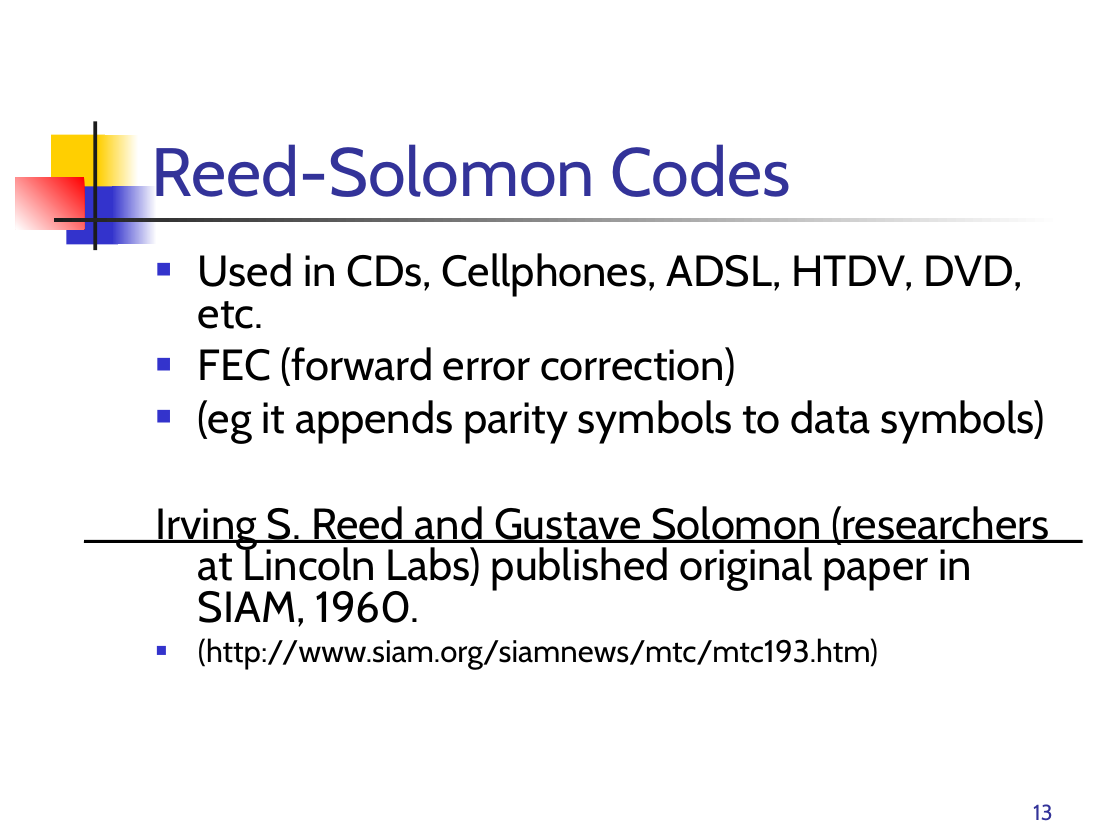
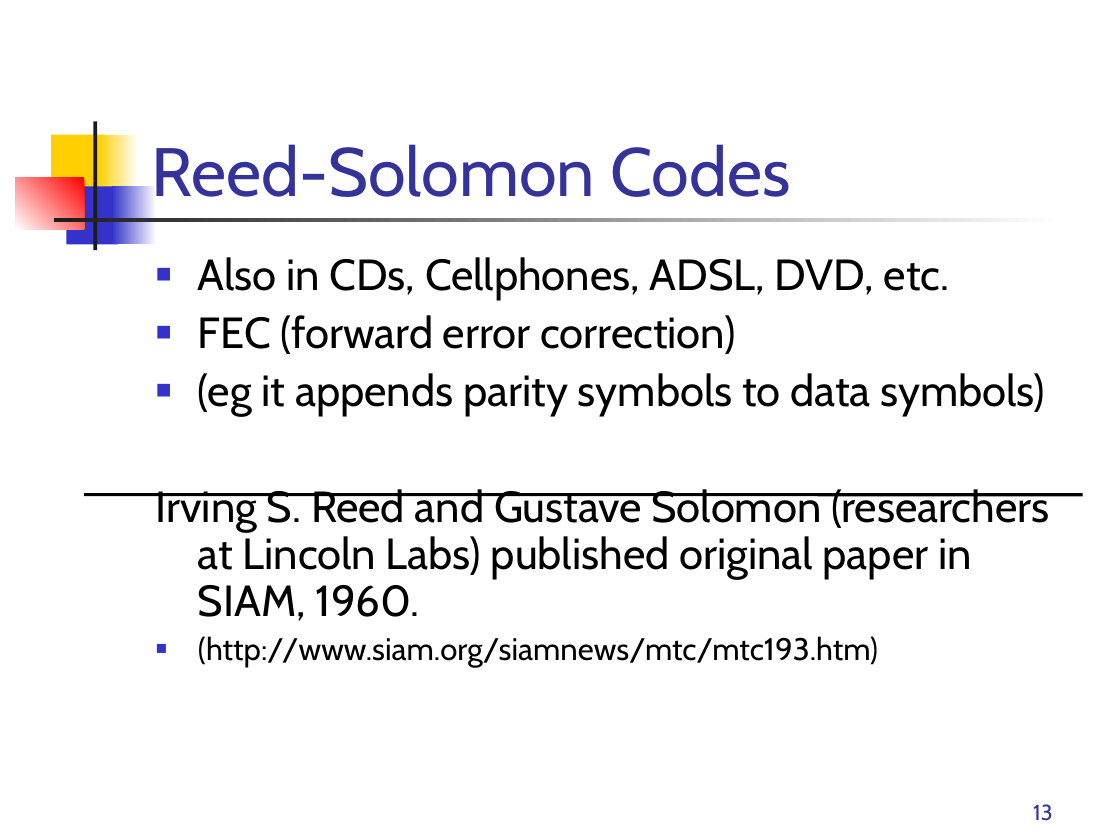
Before and after one commit to rrnewton/StreamIt, a slide deck: slide 13 of streams/apps/applications/hdtv/docs/Streamit-HDTV.ppt. Drawn at 1120x840 pixels with LibreOffice and Linux fonts; fonts in the diff are those of the drawing. Boxes give left, top, right and bottom in pixels: in the first picture for what was removed or moved away, otherwise in the second. Text is boxed around its words. In the diff, an @@ line names an element or a change of style, - is before the commit and + after.

```diff
--- a/streams/apps/applications/hdtv/docs/Streamit-HDTV.ppt
+++ b/streams/apps/applications/hdtv/docs/Streamit-HDTV.ppt
@@ text at bbox=[198, 257, 949, 300]: text changed @@
-■ Used in CDs, Cellphones, ADSL, HTDV, DVD, etc.
+■ Also in CDs, Cellphones, ADSL, DVD, etc.
@@ text at bbox=[156, 315, 1049, 667]: line spacing 0.8 to 0.9 @@
@@ line moved from (84, 541) - (1083, 541) to (84, 495) - (1083, 495) @@
```
Also in this commit, not shown: 3 other slides changed, 1 other file.
